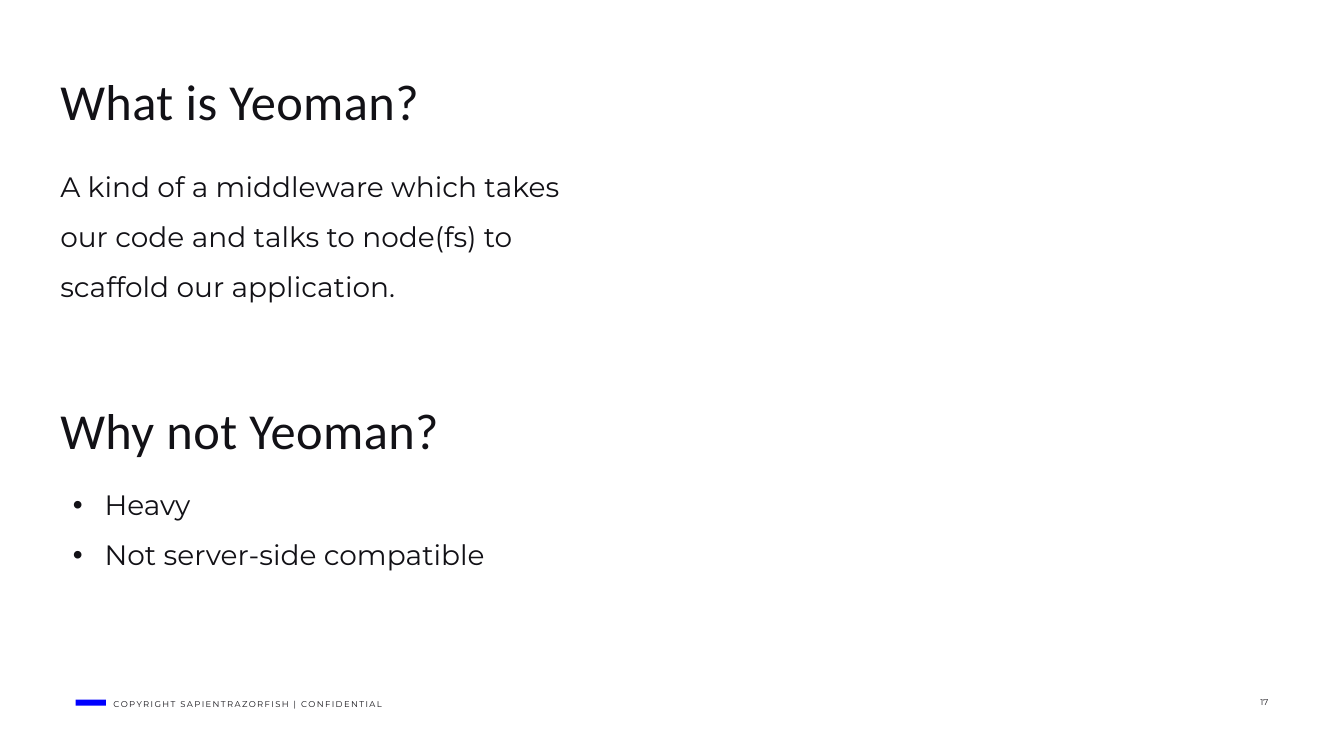
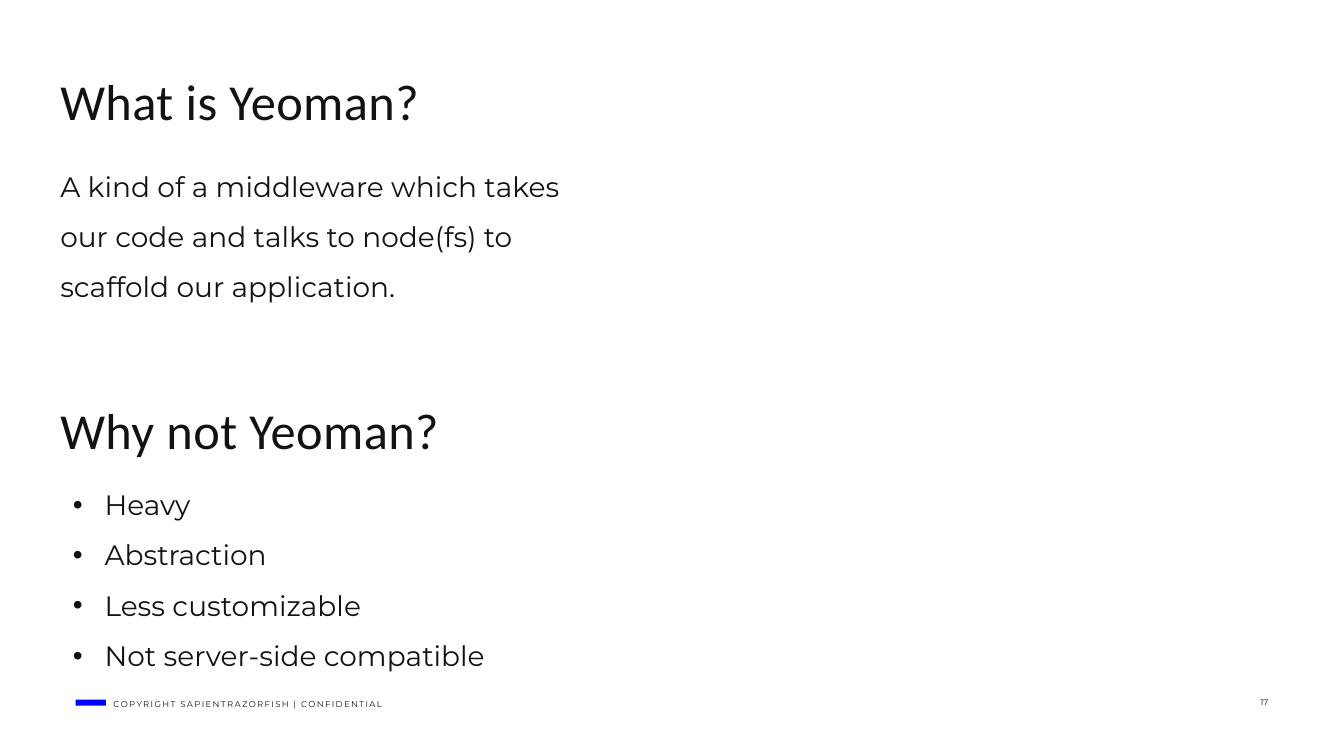
Before and after one commit to dalalayan1/shell-generator, a slide deck: slide 17 of generators.pptx. Drawn at 1344x756 pixels with LibreOffice and Linux fonts; fonts in the diff are those of the drawing. Boxes give left, top, right and bottom in pixels: in the first picture for what was removed or moved away, otherwise in the second. Text is boxed around its words. In the diff, an @@ line names an element or a change of style, - is before the commit and + after.

Commit message:
modified ppt

```diff
--- a/generators.pptx
+++ b/generators.pptx
@@ text at [105,544,360,616]: paragraphs added @@
+• Abstraction
+• Less customizable
```
